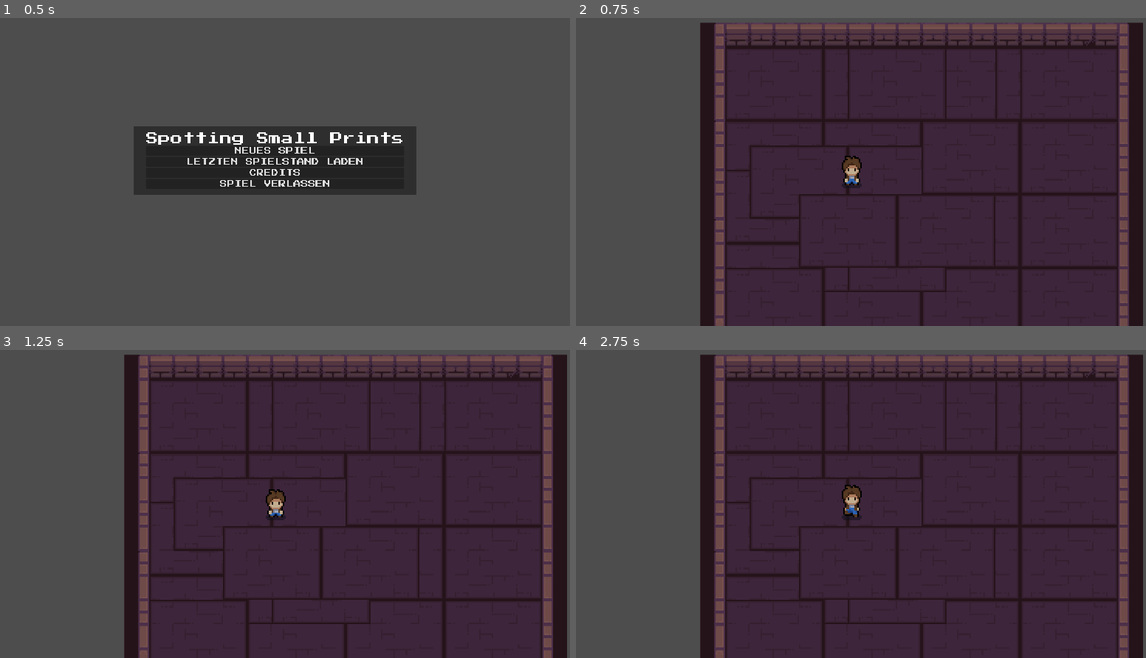
Above: before the commit, frames 1-4 (two rows, left to right).
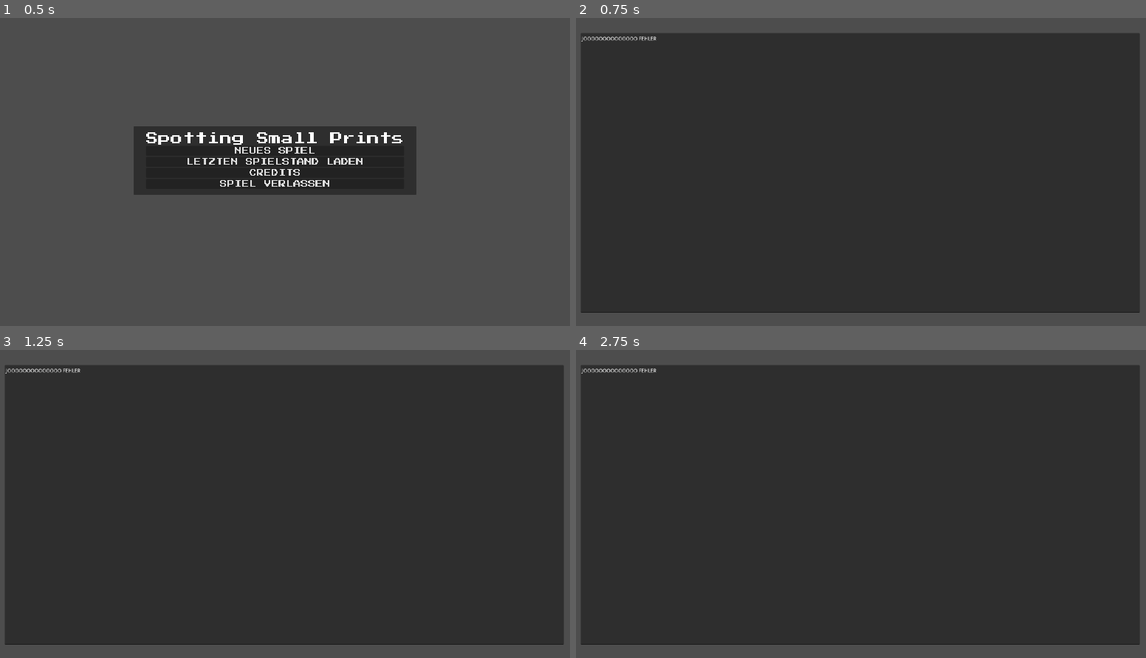
Above: after the commit, the same moments.

Repository: SWE-B5/SpottingSmallPrints
Game: Godot game, scene res://scenes/ui/start_menu.tscn
Two runs of this game, one before a commit and one after it. Both use one fixed random seed, a clock stepped at 60 frames per second and the inputs below. The project has no main scene, so this scene is started directly.
Inputs:
- Up to frame 1 (0.5 s): no input
- Up to frame 2 (0.75 s): click "LETZTEN SPIELSTAND LADEN" at 0.5 s
- Up to frame 3 (1.25 s): no input
- Up to frame 4 (2.75 s): hold D (right) 1.28-2.03 s; hold S (down) from 2.03 s (still down)

Frame 1 is identical in both runs. In frame 2, 37% of the frame differs, in the area x 0-100%, y 1-100%; in frame 3, 37%; in frame 4, 37%.

Commit message:
fix(.tmp): removing .tmp files

Diff:
--- a/scenes/ui/start_menu.tscn
+++ b/scenes/ui/start_menu.tscn
@@ -115,8 +115,21 @@
 anchors_preset = 15
 anchor_right = 1.0
 anchor_bottom = 1.0
+offset_left = 237.0
+offset_top = 76.0
+offset_right = 237.0
+offset_bottom = 76.0
 grow_horizontal = 2
 grow_vertical = 2
+
+[node name="LoadGameError" type="CanvasLayer" parent="."]
+
+[node name="TextEdit" type="TextEdit" parent="LoadGameError"]
+offset_left = 80.0
+offset_top = 124.0
+offset_right = 1900.0
+offset_bottom = 1037.0
+text = "JOOOOOOOOOOOOOO FEHLER"
 
 [connection signal="pressed" from="StartMenu/PanelContainer/MarginContainer/VBoxContainer/NewGameButton" to="." method="_on_new_game_button_pressed"]
 [connection signal="pressed" from="StartMenu/PanelContainer/MarginContainer/VBoxContainer/LoadGameButton" to="." method="_on_load_game_button_pressed"]
--- a/scripts/ui/start_menu.gd
+++ b/scripts/ui/start_menu.gd
@@ -5,12 +5,14 @@
 @onready var start_menu = $StartMenu
 @onready var difficulty_selector = $DifficultySelector
 @onready var credits = $CreditsMenu
+@onready var load_game_error = $LoadGameError
 
 # Called when the node enters the scene tree for the first time.
 func _ready():
 	start_menu.show()
 	difficulty_selector.hide()
 	credits.hide()
+	load_game_error.hide()
 
 # Called every frame. 'delta' is the elapsed time since the previous frame.
 func _process(delta):
@@ -24,7 +26,11 @@
 	difficulty_selector.show()
 
 func _on_load_game_button_pressed():
-	PlayerVariables.load_from_path(Constants.SAVE_PATH)
+
+	if not PlayerVariables.load_from_path(Constants.SAVE_PATH):
+		load_game_error.show()
+		start_menu.hide()
+		return
 	spawn_to_hub()
 
 func _on_credits_button_pressed():
--- a/store/player_variables.gd
+++ b/store/player_variables.gd
@@ -20,6 +20,8 @@
 
 # Lädt Daten von dem vorheringen Spiel in das jetztige
 func load_from_path(path: String):
+	print(FileAccess.file_exists(path))
+
 	if not FileAccess.file_exists(path):
 		return false
 
Not shown, removed: scenes/level/hubF071.tmp
Not shown, removed: scenes/pla22FF.tmp
Not shown, removed: scenes/pla3506.tmp
Not shown, removed: scenes/pla5AE5.tmp
Not shown, removed: scenes/pla6DE8.tmp
Not shown, removed: scenes/pla733.tmp
Not shown, removed: scenes/pla80CE.tmp
Not shown, removed: scenes/pla9B51.tmp
Not shown, removed: scenes/ui/pau795E.tmp
Not shown, removed: scenes/ui/sta3457.tmp
Not shown, removed: scenes/ui/staFC9A.tmp
